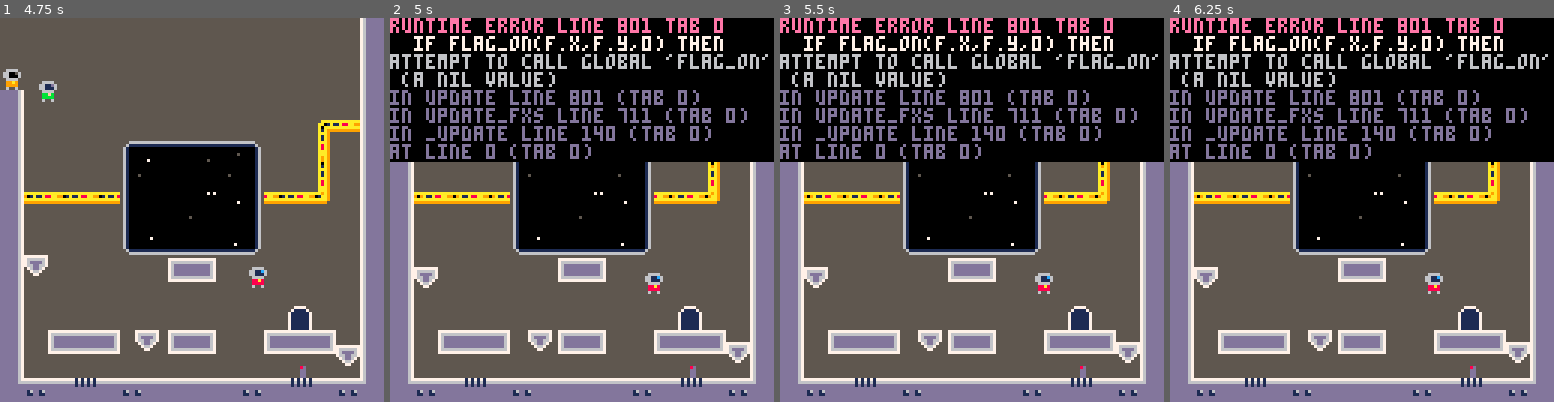
Above: before the commit, frames 1-4 (left to right).
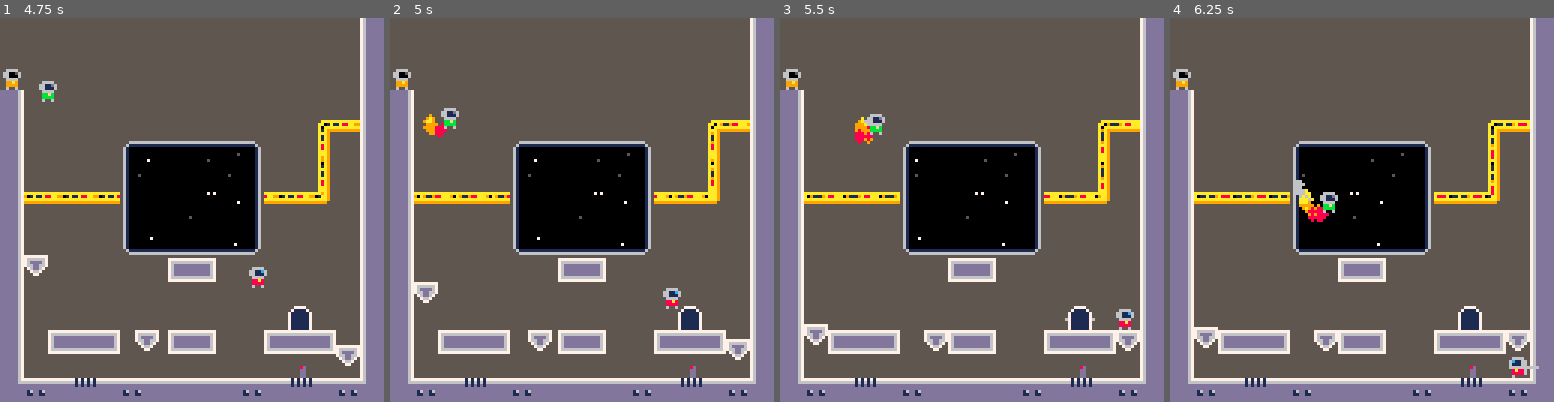
Above: after the commit, the same moments.

Repository: jgradim/gameoff-2020
Game: PICO-8 cartridge moonshot.p8
Same seed, same stepped clock (60 frames per second), same inputs: the game is played once before the commit and once after it.
Inputs:
- Up to frame 1 (4.75 s): tap X (X key) at 0.33, 0.7, 1.43, 2.58, 3.1, 3.62, 4.13, 4.65 s; tap O (Z key) at 1.07, 1.8, 2.43, 3.07, 3.7, 4.33 s; hold Right 2.33-3.33 s; hold Right 3.38-4.22 s; hold Up 4.27-4.67 s; hold Right from 4.72 s (still down)
- Up to frame 2 (5 s): keep holding Right; tap O (Z key) at 4.97 s
- Up to frame 3 (5.5 s): keep holding Right; tap X (X key) at 5.17 s
- Up to frame 4 (6.25 s): tap O (Z key) at 5.6, 6.23 s; tap X (X key) at 5.68, 6.2 s; release Right at 5.72 s; hold Down 5.77-6.1 s; hold Left from 6.15 s (still down)

Frame 1 is identical in both runs. In frame 2, 37% of the frame differs, in the area x 0-100%, y 0-90%; in frame 3, 38%; in frame 4, 39%, in the area x 0-100%, y 0-94%.
Error before the commit: runtime error line 801 tab 0; if flag_on(f.x,f.y,0) then; attempt to call global 'flag_on' (a nil value)

Commit message:
Fix method call

Diff:
--- a/moonshot.p8
+++ b/moonshot.p8
@@ -801,7 +801,9 @@
   f.r+=f.dr
   f.c=f:curr_color()
 
-  if flag_on(f.x,f.y,0) then
+  if flag_on_xy(
+   f.x,f.y,flag_hits
+  ) then
    f.r=0
    f.dx=0
    f.dy=0
